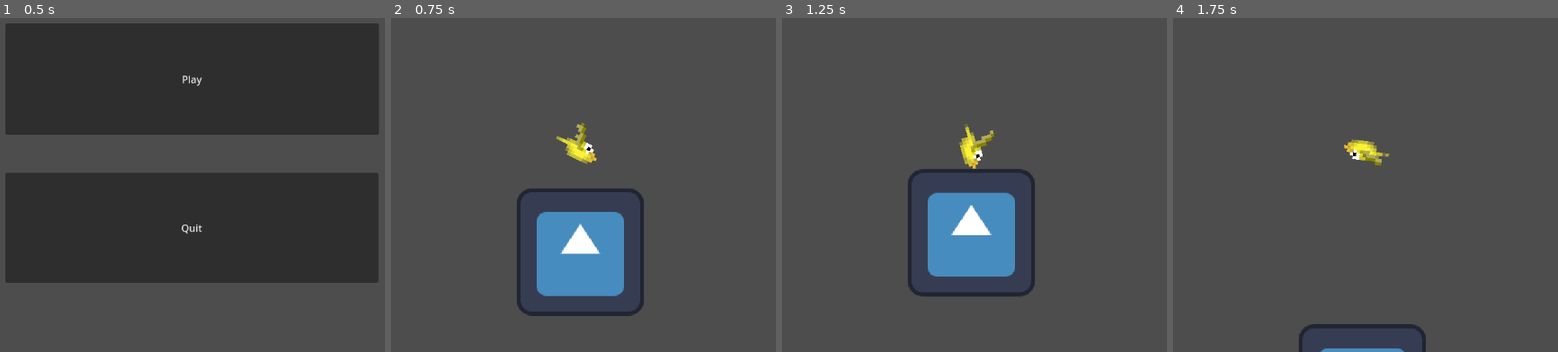
Above: before the commit, frames 1-4 (left to right).
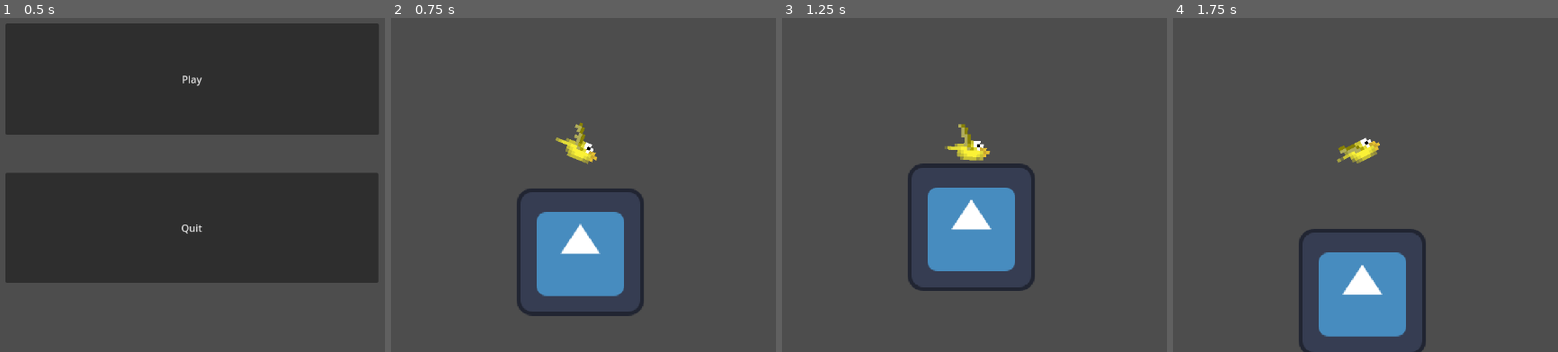
Above: after the commit, the same moments.

Repository: Ollenat/flappy-bird
Game: Godot game, scene res://Scenes/Menu/Main.tscn
Same seed, same stepped clock (60 frames per second), same inputs: the game is played once before the commit and once after it. The engine's default icon, where the game draws it, is replaced by a stand-in: a white triangle on a blue panel in a dark square.
Inputs:
- Up to frame 1 (0.5 s): no input
- Up to frame 2 (0.75 s): click "Play" at 0.5 s
- Up to frame 3 (1.25 s): no input
- Up to frame 4 (1.75 s): tap Enter (ui_accept) at 1.25, 1.35 s; tap Space (flap, bound only after the commit) at 1.52, 1.55 s

Frame 1 is identical in both runs. In frame 2, 0.2% of the frame differs, in the area x 42-54%, y 31-44%; in frame 3, 3.4%; in frame 4, 7.5%, in the area x 32-66%, y 35-100%.

Commit message:
Added Keymapping for flapping and fixed rotation for bird

Diff:
--- a/Scenes/Player/Player.gd
+++ b/Scenes/Player/Player.gd
@@ -1,10 +1,11 @@
 extends CharacterBody2D
 
-
-const SPEED = 300.0
+const ROTATION_CONSTANT = 400.0
+const ROTATION_OFFSET = -90
 const JUMP_VELOCITY = -400.0
 
 @onready var animPlayer = get_node("AnimationPlayer")
+
 
 # Get the gravity from the project settings to be synced with RigidBody nodes.
 var gravity = ProjectSettings.get_setting("physics/2d/default_gravity")
@@ -12,14 +13,14 @@
 func _physics_process(delta):
 	# Add the gravity.
 	velocity.y += gravity * delta
-	rotate(velocity.y * 0.0005)
+	rotation = atan2(ROTATION_CONSTANT, -velocity.y) + deg_to_rad(ROTATION_OFFSET) # negativt för att godot är konstigt
 
 	if velocity.y > 0:
 		animPlayer.play("Fall")
 
 
 	# Handle Jump.
-	if Input.is_action_just_pressed("ui_accept"):
+	if Input.is_action_just_pressed("flap"):
 		velocity.y = JUMP_VELOCITY
 		animPlayer.play("Flap")
 
--- a/Scenes/Player/Player.tscn
+++ b/Scenes/Player/Player.tscn
@@ -92,21 +92,6 @@
 "values": [&"Falling"]
 }
 
-[sub_resource type="Animation" id="Animation_p1sxe"]
-length = 0.001
-tracks/0/type = "value"
-tracks/0/imported = false
-tracks/0/enabled = true
-tracks/0/path = NodePath("AnimatedSprite2D:frame")
-tracks/0/interp = 1
-tracks/0/loop_wrap = true
-tracks/0/keys = {
-"times": PackedFloat32Array(0),
-"transitions": PackedFloat32Array(1),
-"update": 1,
-"values": [1]
-}
-
 [sub_resource type="Animation" id="Animation_darch"]
 resource_name = "Flalp"
 length = 0.3
@@ -134,6 +119,21 @@
 "transitions": PackedFloat32Array(1),
 "update": 1,
 "values": [&"Flap"]
+}
+
+[sub_resource type="Animation" id="Animation_p1sxe"]
+length = 0.001
+tracks/0/type = "value"
+tracks/0/imported = false
+tracks/0/enabled = true
+tracks/0/path = NodePath("AnimatedSprite2D:frame")
+tracks/0/interp = 1
+tracks/0/loop_wrap = true
+tracks/0/keys = {
+"times": PackedFloat32Array(0),
+"transitions": PackedFloat32Array(1),
+"update": 1,
+"values": [1]
 }
 
 [sub_resource type="AnimationLibrary" id="AnimationLibrary_dih25"]
--- a/project.godot
+++ b/project.godot
@@ -19,6 +19,17 @@
 
 window/size/borderless=true
 
+[input]
+
+flap={
+"deadzone": 0.5,
+"events": [Object(InputEventKey,"resource_local_to_scene":false,"resource_name":"","device":-1,"window_id":0,"alt_pressed":false,"shift_pressed":false,"ctrl_pressed":false,"meta_pressed":false,"pressed":false,"keycode":0,"physical_keycode":32,"key_label":0,"unicode":32,"echo":false,"script":null)
+, Object(InputEventKey,"resource_local_to_scene":false,"resource_name":"","device":-1,"window_id":0,"alt_pressed":false,"shift_pressed":false,"ctrl_pressed":false,"meta_pressed":false,"pressed":false,"keycode":0,"physical_keycode":87,"key_label":0,"unicode":119,"echo":false,"script":null)
+, Object(InputEventKey,"resource_local_to_scene":false,"resource_name":"","device":-1,"window_id":0,"alt_pressed":false,"shift_pressed":false,"ctrl_pressed":false,"meta_pressed":false,"pressed":false,"keycode":0,"physical_keycode":4194320,"key_label":0,"unicode":0,"echo":false,"script":null)
+, Object(InputEventMouseButton,"resource_local_to_scene":false,"resource_name":"","device":-1,"window_id":0,"alt_pressed":false,"shift_pressed":false,"ctrl_pressed":false,"meta_pressed":false,"button_mask":0,"position":Vector2(0, 0),"global_position":Vector2(0, 0),"factor":1.0,"button_index":1,"canceled":false,"pressed":false,"double_click":false,"script":null)
+]
+}
+
 [rendering]
 
 textures/canvas_textures/default_texture_filter=0
